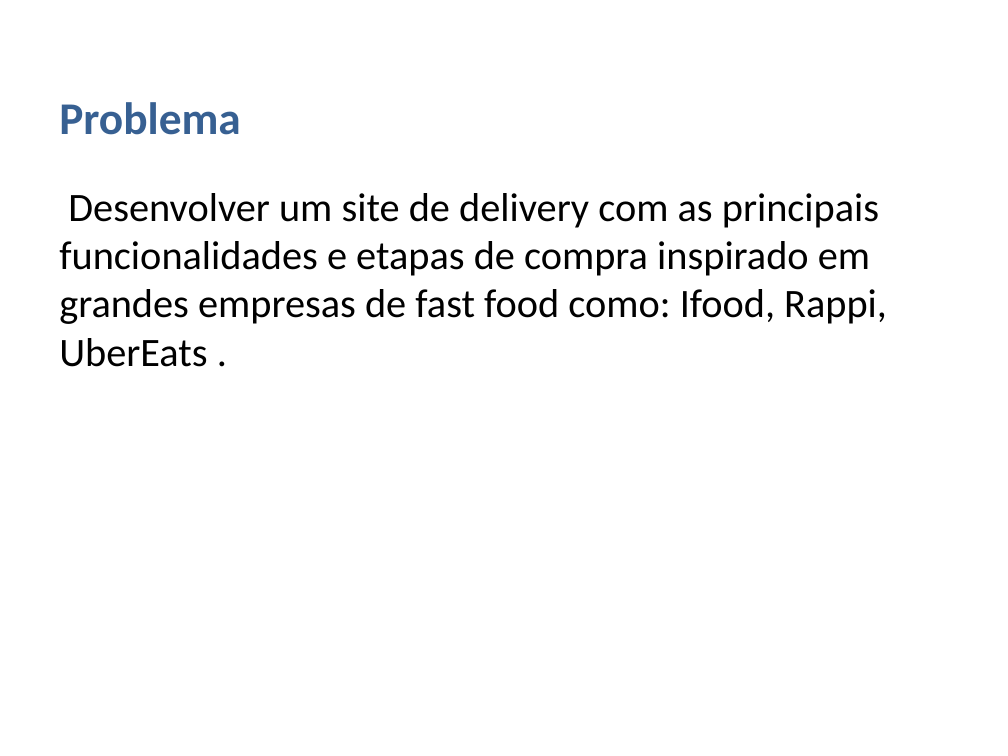
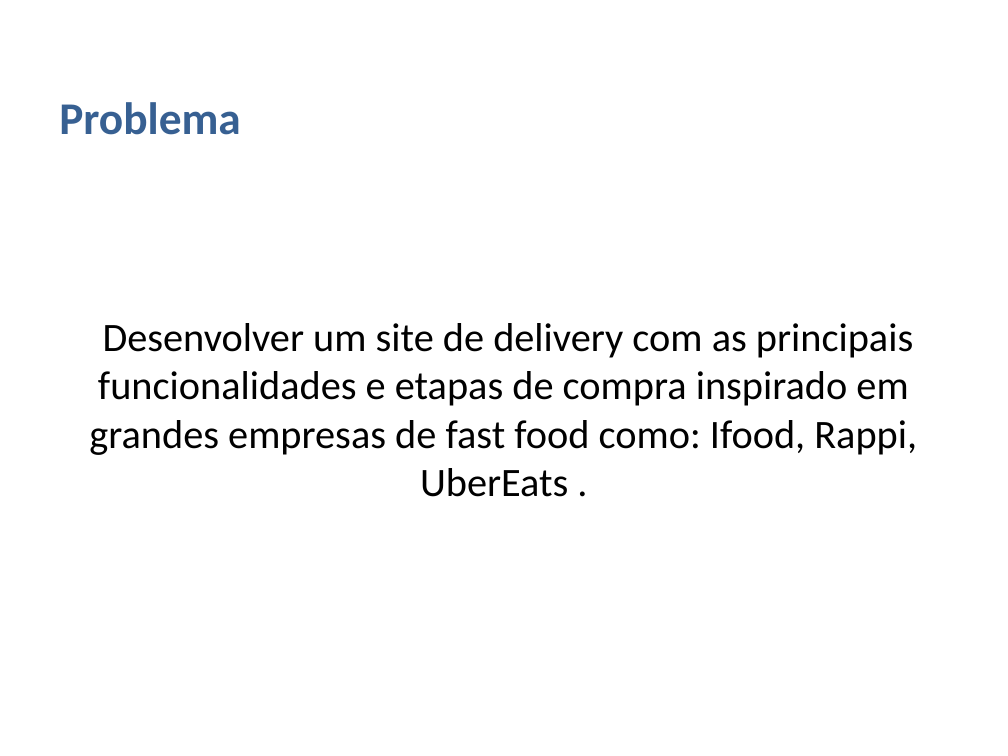
Before and after one commit to matheusg-dev/ProjetoDelivery_TCC, a slide deck: slide 10 of assets/documentacao_abnt/PowerPoint Projeto Final SENAI.pptx (slide 9 before the commit). Drawn at 1008x756 pixels with LibreOffice and Linux fonts; fonts in the diff are those of the drawing; background and template pictures are left out. Boxes give left, top, right and bottom in pixels: in the first picture for what was removed or moved away, otherwise in the second. Text is boxed around its words. In the diff, an @@ line names an element or a change of style, - is before the commit and + after.

```diff
--- a/assets/documentacao_abnt/PowerPoint Projeto Final SENAI.pptx
+++ b/assets/documentacao_abnt/PowerPoint Projeto Final SENAI.pptx
@@ text "Desenvolver um site de delivery ...": place and size @@
-text "Desenvolver um site de delivery ..." at bbox=[59, 193, 887, 367]
+text "Desenvolver um site de delivery ..." at bbox=[89, 323, 917, 497]
@@ text "Desenvolver um site de delivery ..." at bbox=[89, 323, 917, 497]: alignment left to centre @@
```
Also in this commit, not shown: 10 other slides changed, 11 slides added, 1 slide removed.
